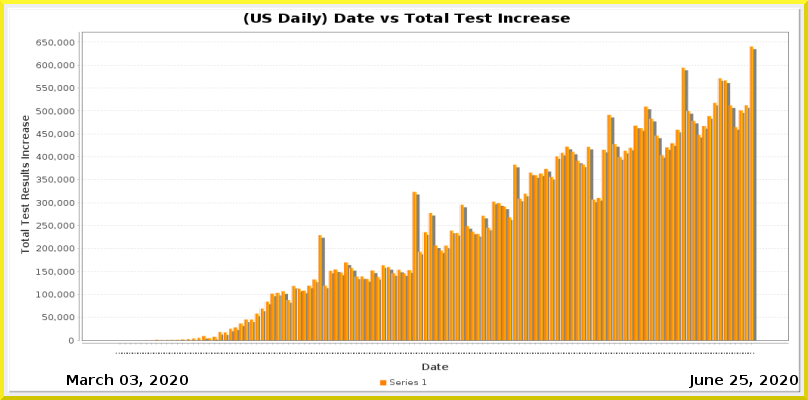
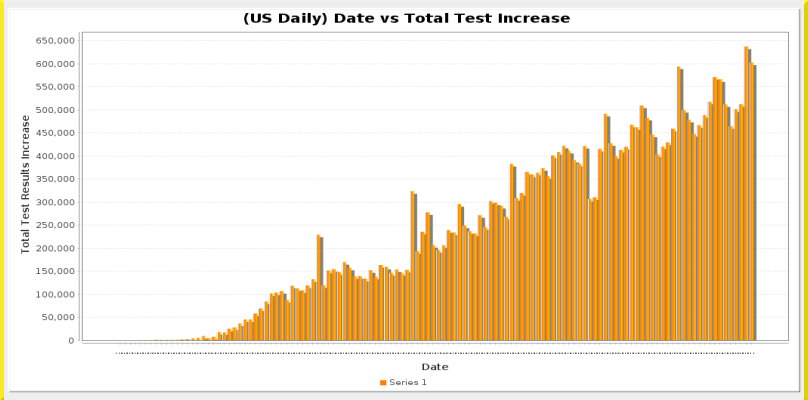
Layers edited between the first and the second 808px x 400px image:
added layer "Pasted Layer" above "Border Layer" over (x1=4, y1=0, x2=804, y2=400)
painted on "Current Date" over (x1=740, y1=375, x2=748, y2=385)
